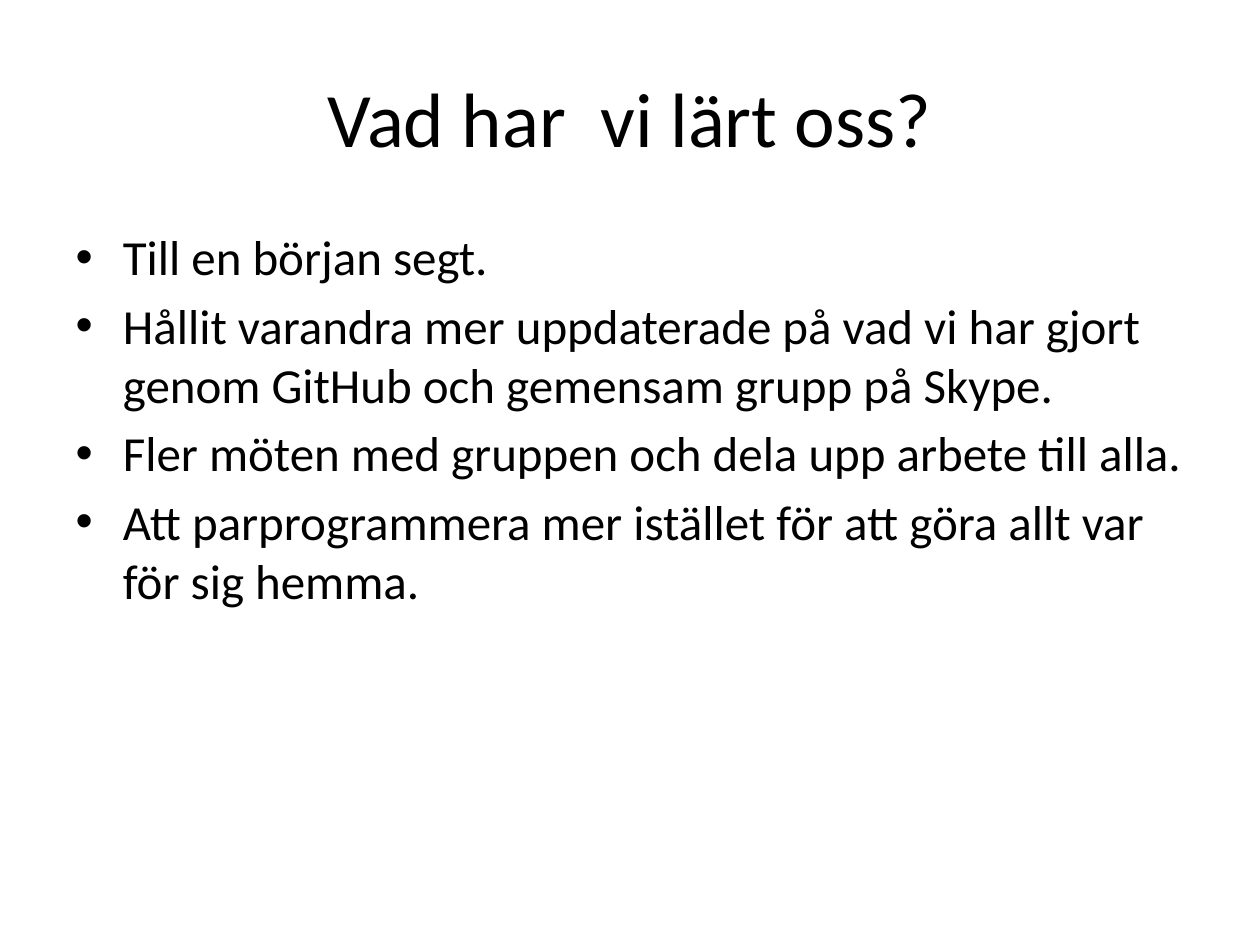
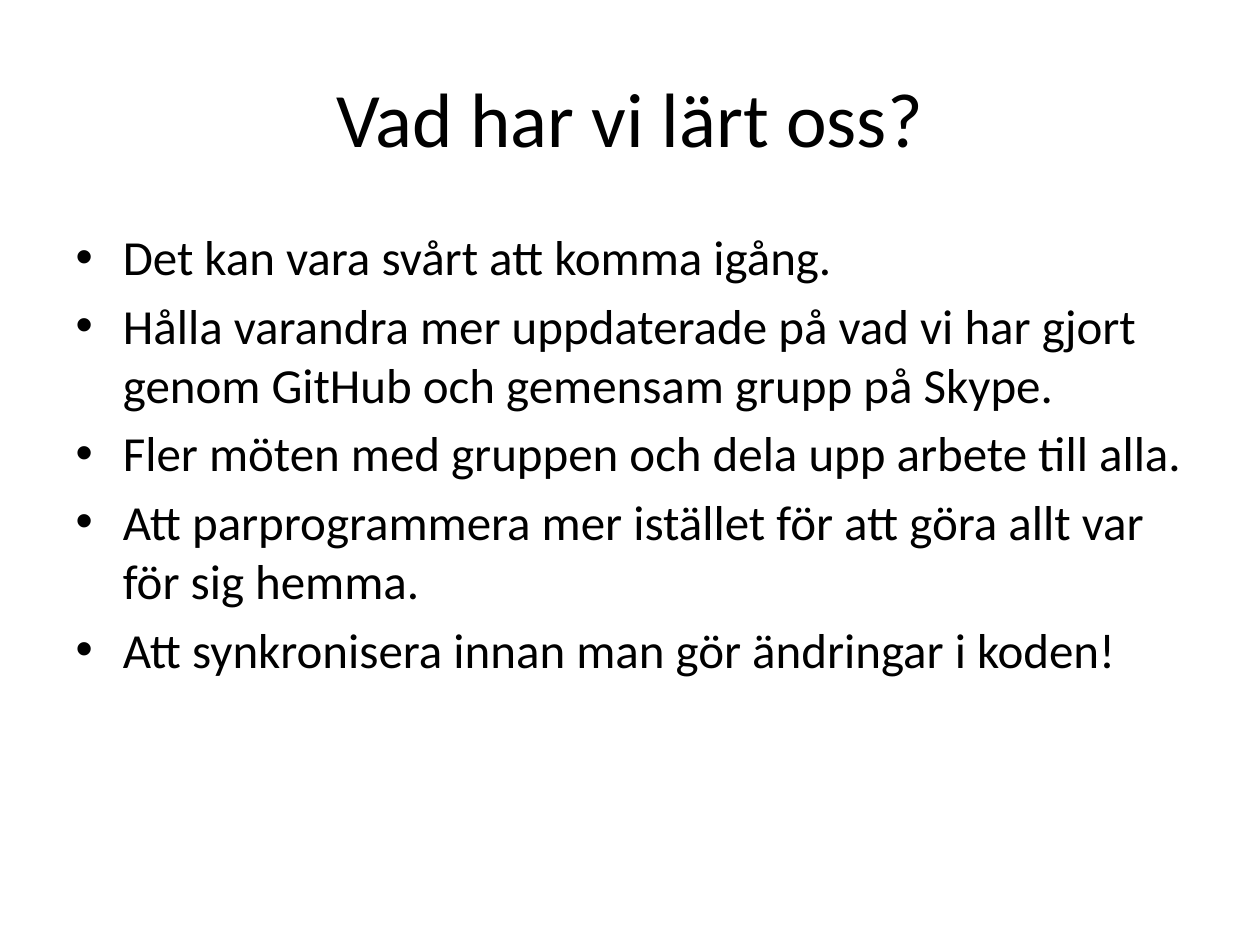
Before and after one commit to McNice/Projekt1, a slide deck: slide 5 of retrospective 2 by Dallor.pptx. Drawn at 1260x945 pixels with LibreOffice and Linux fonts; fonts in the diff are those of the drawing. Boxes give left, top, right and bottom in pixels: in the first picture for what was removed or moved away, otherwise in the second. Text is boxed around its words. In the diff, an @@ line names an element or a change of style, - is before the commit and + after.

Commit message:
pp

```diff
--- a/retrospective 2 by Dallor.pptx
+++ b/retrospective 2 by Dallor.pptx
@@ title "Vad har vi lärt oss?" rewrapped from <box>328,93,931,148</box> to <box>336,93,922,148</box> @@
@@ text at <box>123,240,1136,412</box>: text changed @@
-• Till en början segt.
-• Hållit varandra mer uppdaterade på vad vi har gjort genom GitHub och gemensam grupp på Skype.
+• Det kan vara svårt att komma igång.
+• Hålla varandra mer uppdaterade på vad vi har gjort genom GitHub och gemensam grupp på Skype.
@@ text at <box>123,634,1115,677</box>: paragraph added @@
+• Att synkronisera innan man gör ändringar i koden!
```
Also in this commit, not shown: 3 other slides changed.
